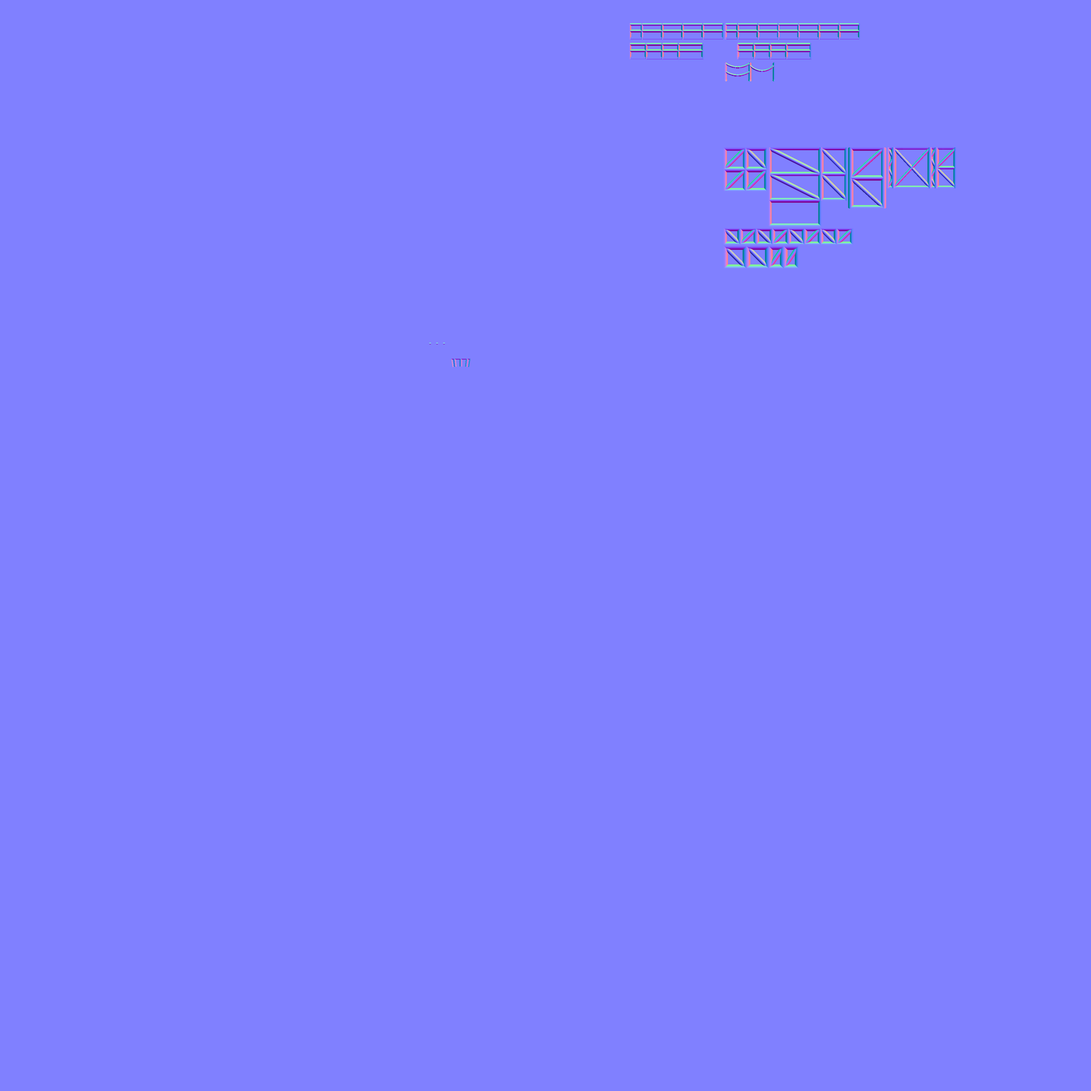
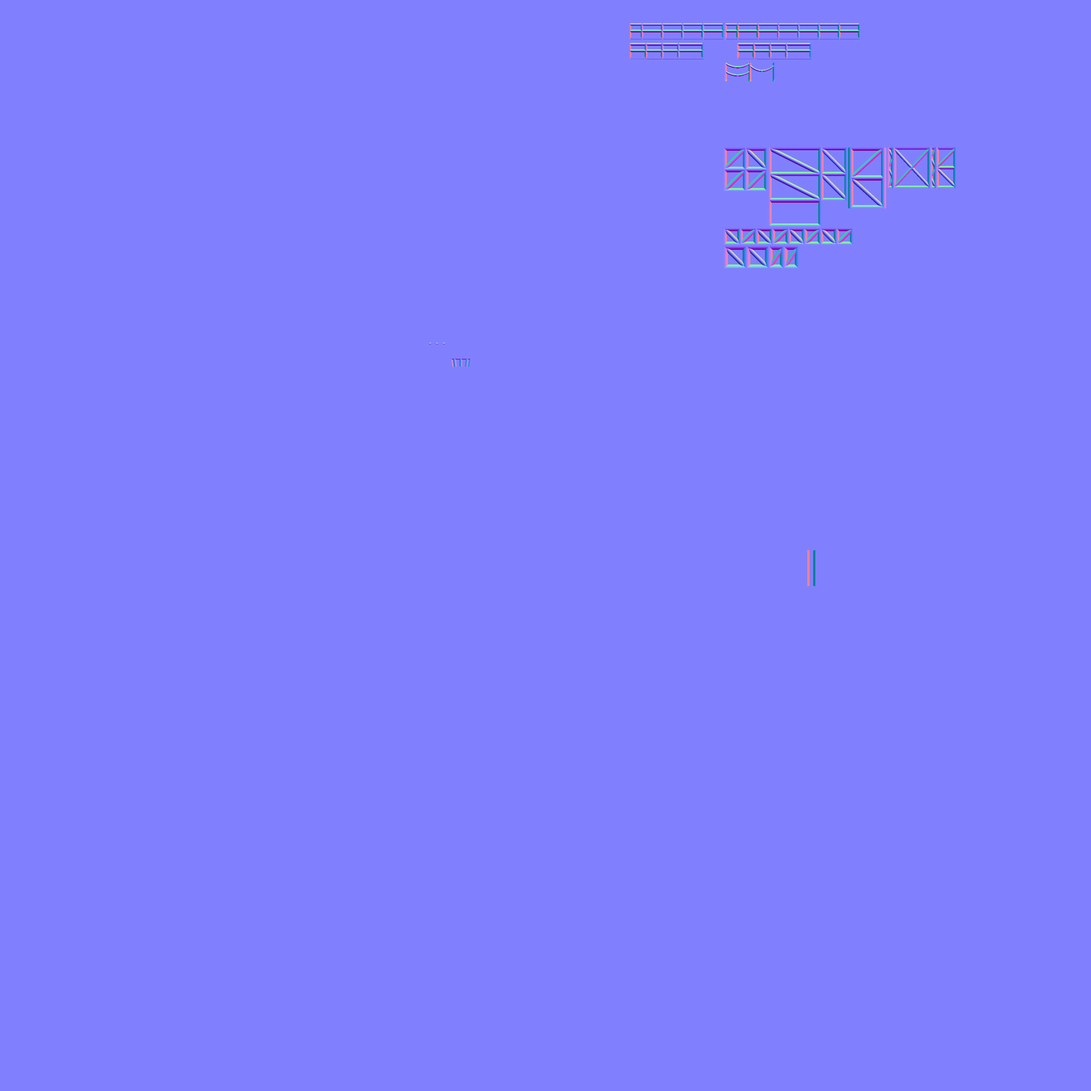
Layer changes from the first w=1091, h=1091 image to the second:
painted on "bake_4096.png" over (807, 550, 817, 587)
